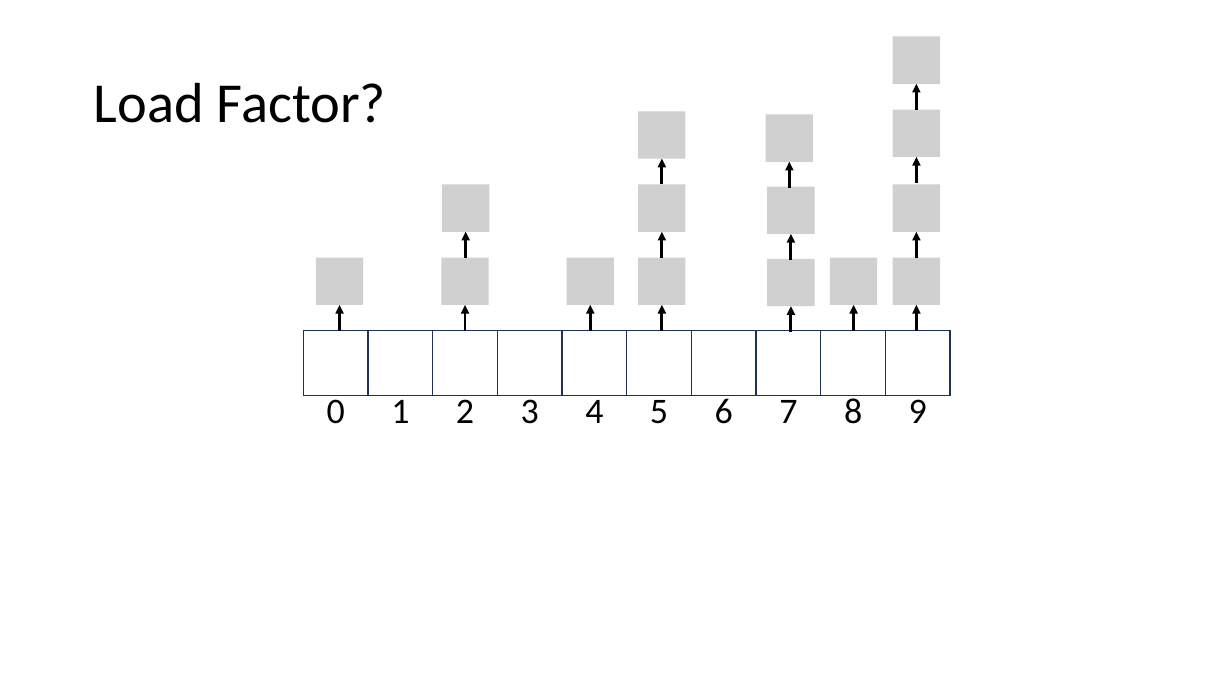
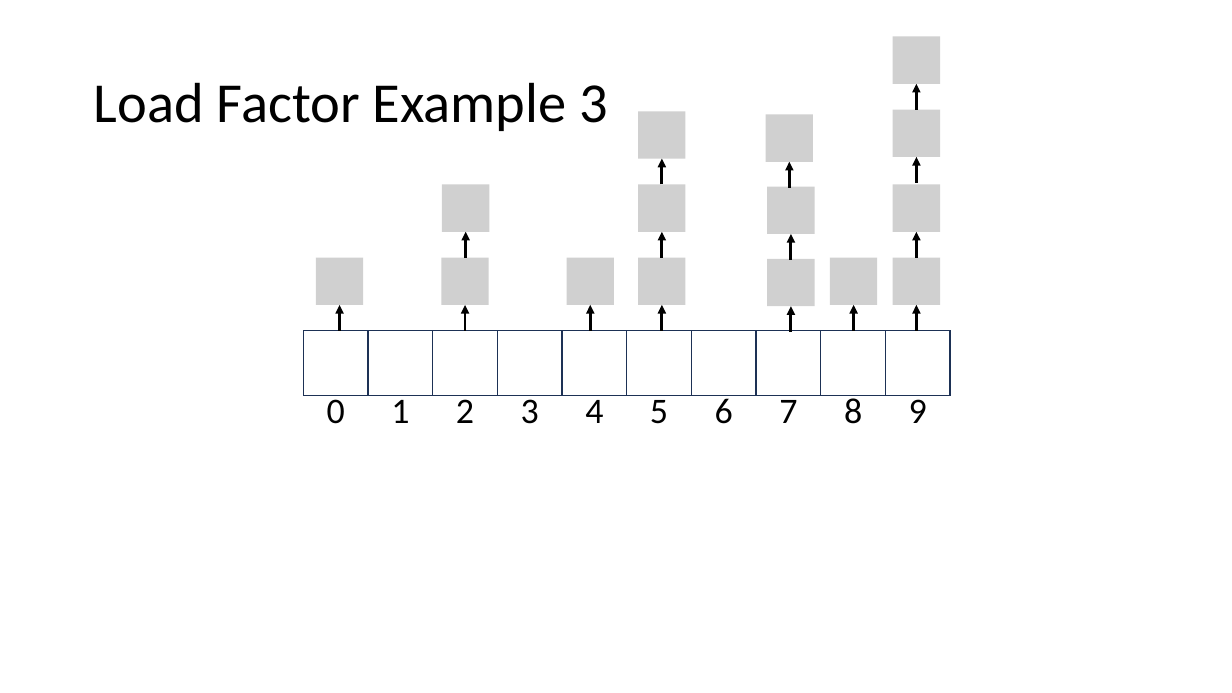
Before and after one commit to natebrunelle/cse332, a slide deck: slide 26 of demo_site/files/slides/lecture10_hashtables_inkb.pptx. Drawn at 1232x693 pixels with LibreOffice and Linux fonts; fonts in the diff are those of the drawing; grey boxes stand for pictures. Boxes give left, top, right and bottom in pixels: in the first picture for what was removed or moved away, otherwise in the second. Text is boxed around its words. In the diff, an @@ line names an element or a change of style, - is before the commit and + after.

```diff
--- a/demo_site/files/slides/lecture10_hashtables_inkb.pptx
+++ b/demo_site/files/slides/lecture10_hashtables_inkb.pptx
@@ title at (x1=94, y1=82, x2=608, y2=131): text changed @@
-Load Factor?
+Load Factor Example 3
```
Also in this commit, not shown: 20 other slides changed, 8 slides removed, 7 other files.
